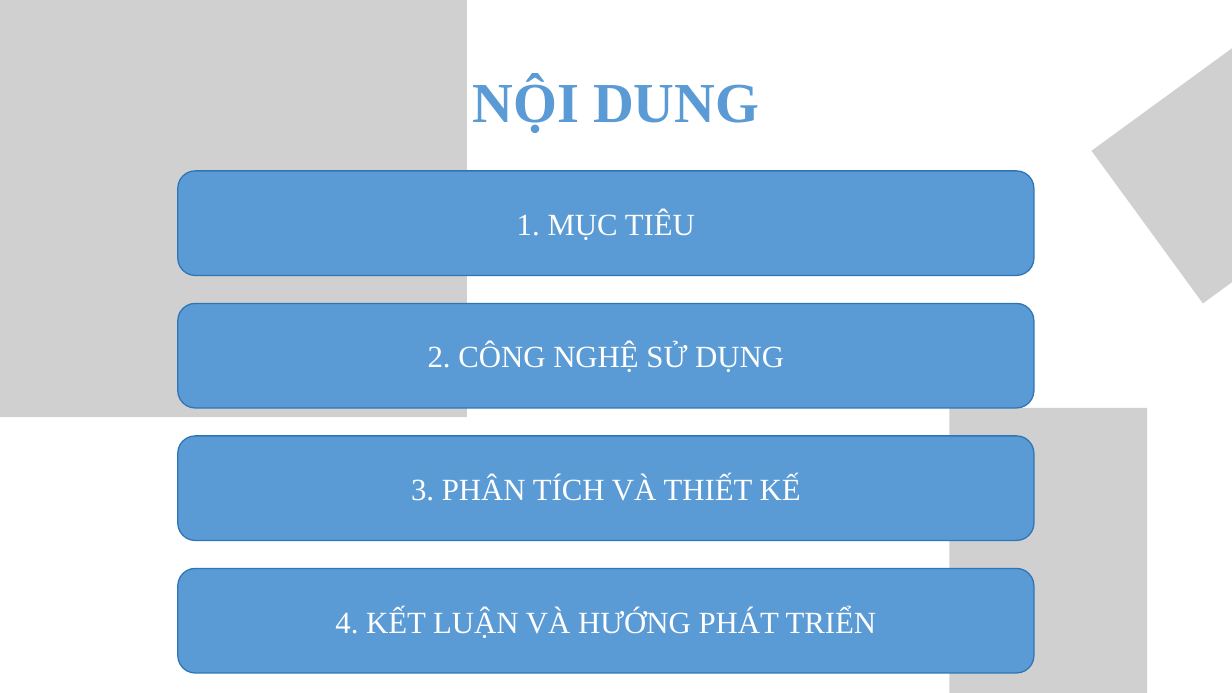
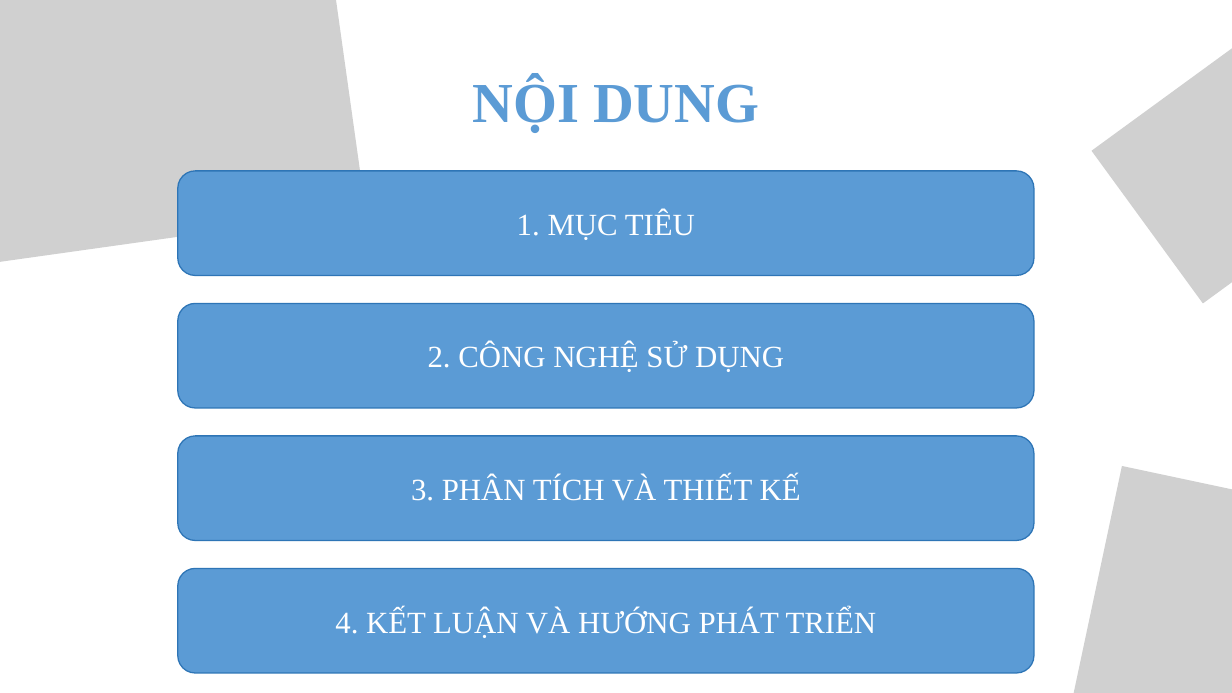
Before and after one commit to thuanvo2405/Ticket_Booking_App, a slide deck: slide 2 of SlideBaoVe.pptx. Drawn at 1232x693 pixels with LibreOffice and Linux fonts; fonts in the diff are those of the drawing; grey boxes stand for pictures. Boxes give left, top, right and bottom in pixels: in the first picture for what was removed or moved away, otherwise in the second. Text is boxed around its words. In the diff, an @@ line names an element or a change of style, - is before the commit and + after.

```diff
--- a/SlideBaoVe.pptx
+++ b/SlideBaoVe.pptx
@@ picture at (x1=0, y1=0, x2=365, y2=275): rotation 0 to 352 degrees; outline redrawn @@
@@ picture at (x1=1056, y1=466, x2=1232, y2=693): rotation 0 to 12 degrees; outline redrawn @@
```
Also in this commit, not shown: 3 other slides changed, 13 other files.
